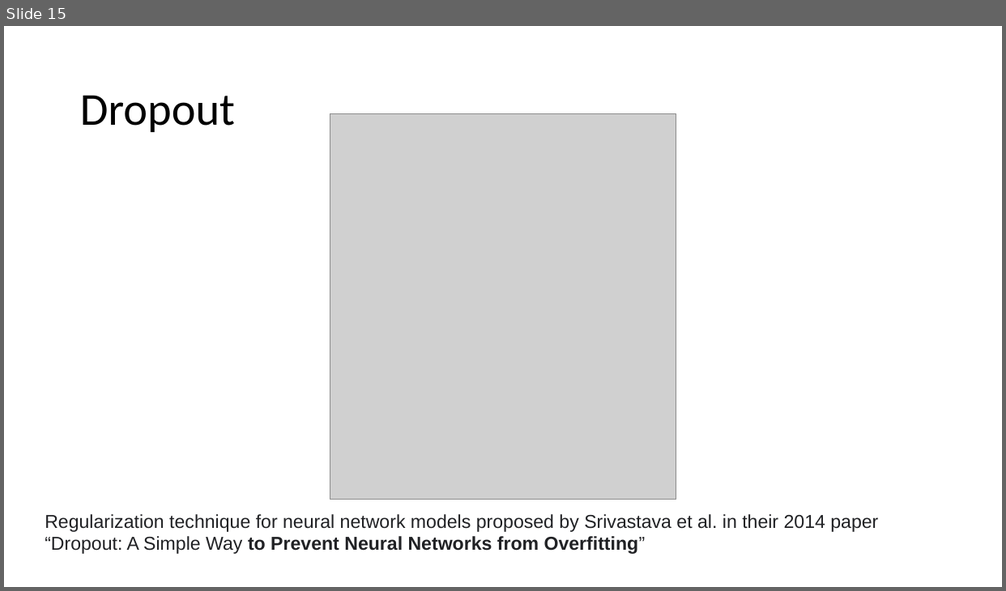
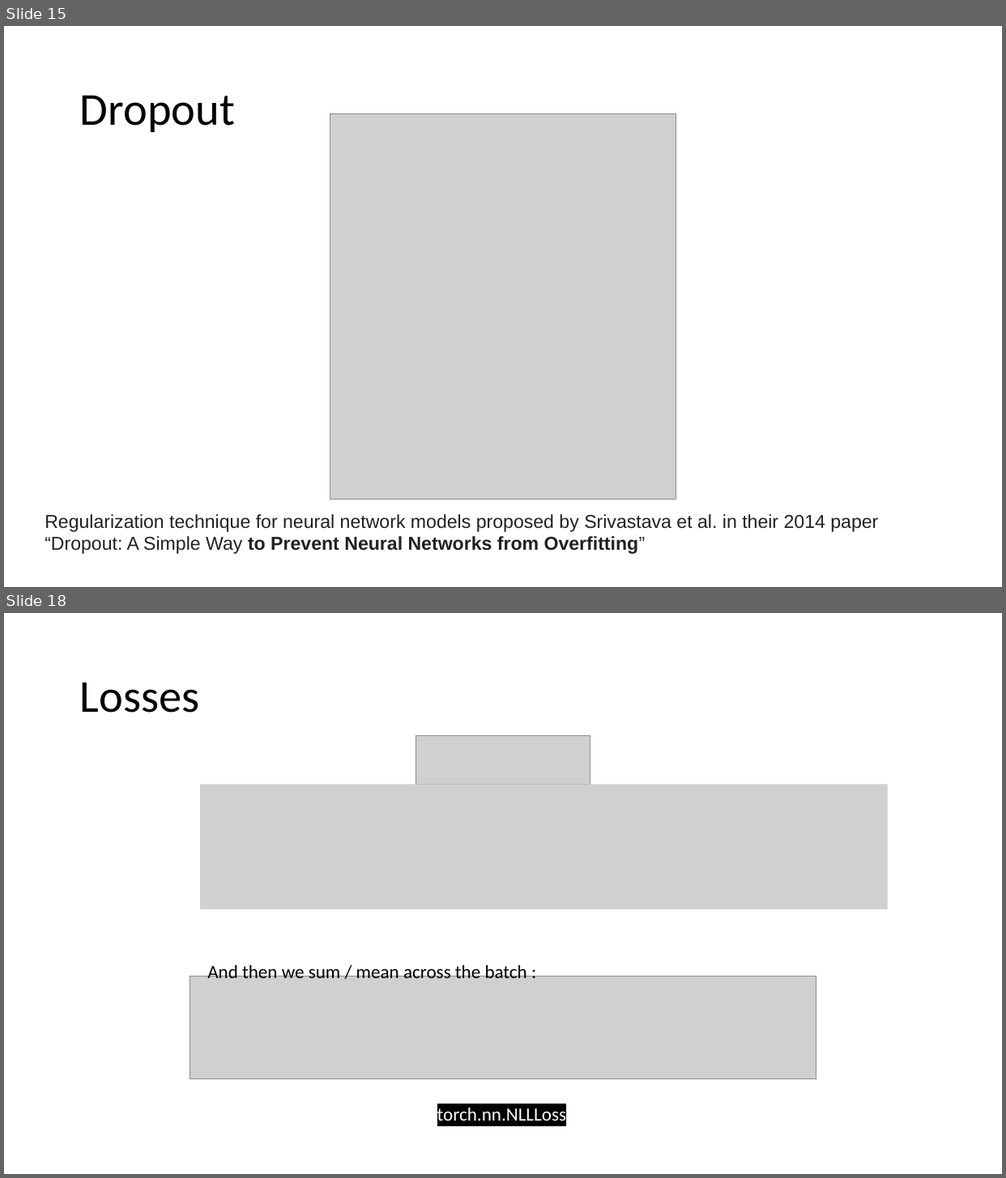
Before and after one commit to MICS-Lab/DeepLearningCourse, a slide deck: Slides_3.pptx. Shown one above the other, each under a label of ours: slide 15 before the commit, slides 15 and 18 after it; the slides between them are not shown. The pictures are 1006x591 and 1006x1178 pixels, drawn with LibreOffice and Linux fonts; fonts in the diff are those of the drawing; grey boxes stand for pictures. Boxes give left, top, right and bottom in pixels: in the first picture for what was removed or moved away, otherwise in the second. Text is boxed around its words. In the diff, an @@ line names an element or a change of style, - is before the commit and + after.

Commit message:
Added losses in Slides

```diff
--- a/Slides_3.pptx
+++ b/Slides_3.pptx
@@ slide 18 added at bbox=[4, 613, 1002, 1174], background #FFFFFF @@
@@ title added at bbox=[80, 682, 200, 713], 44 pt, text #000000 @@
+Losses
@@ picture added at bbox=[415, 736, 590, 785] @@
@@ picture added at bbox=[200, 785, 888, 909] @@
@@ picture added at bbox=[189, 977, 817, 1080] @@
@@ text added at bbox=[207, 963, 527, 978], 18 pt, text #000000 @@
+And then we sum / mean across the batch :
@@ text added at bbox=[437, 1108, 566, 1121], 18 pt, text #FFFFFF @@
+torch.nn.NLLLoss
```
Also in this commit, not shown: 5 other slides added.
